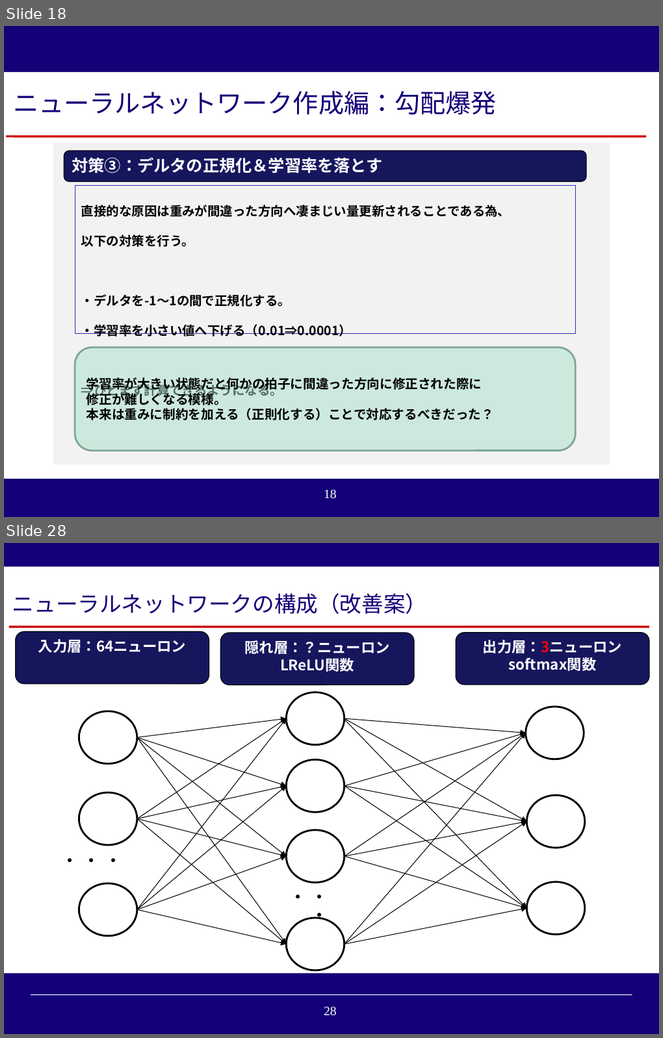
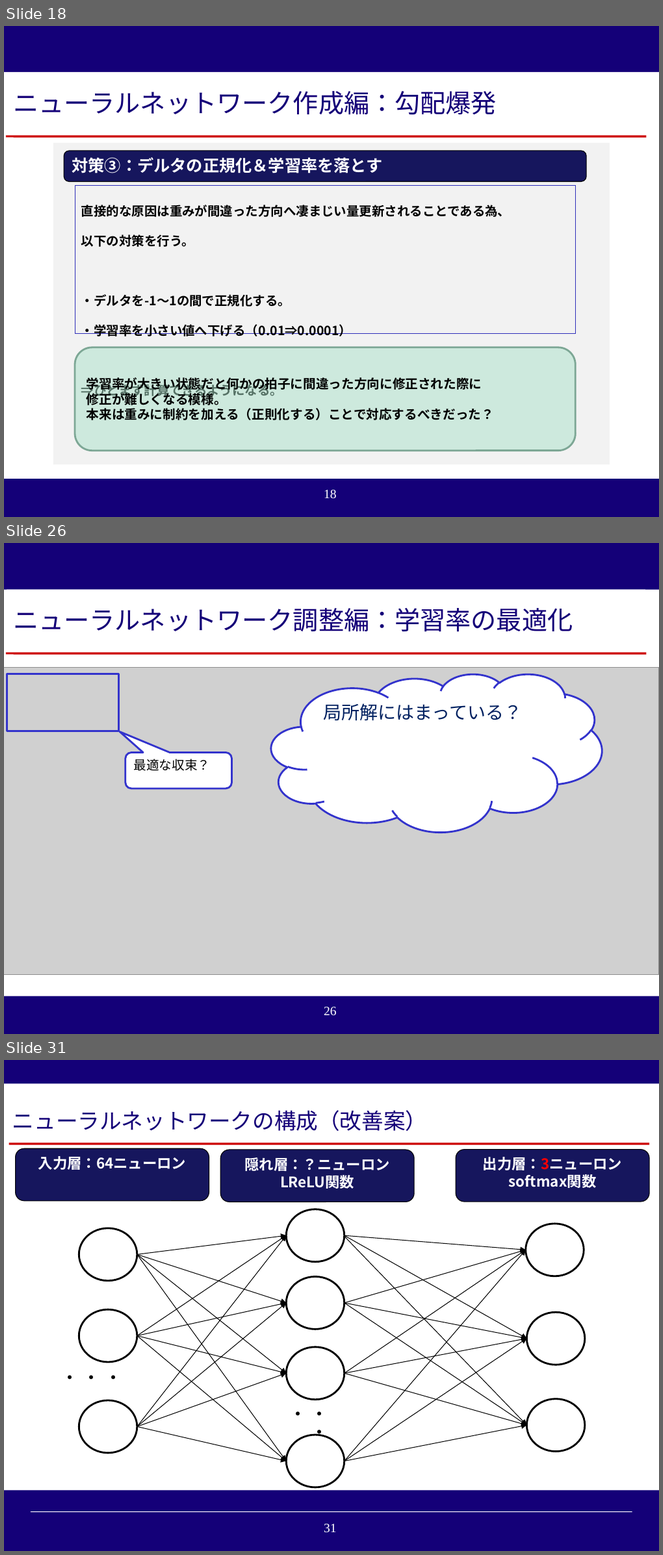
Before and after one commit to reversi-ir/ai-program, a slide deck: reversi-ai/result/オセロAI_技術アカデミー用説明資料.pptx. Shown one above the other, each under a label of ours: slides 18 and 28 before the commit, slides 18, 26 and 31 after it; the slides between them are not shown. The pictures are 663x1038 and 663x1555 pixels, drawn with LibreOffice and Linux fonts; fonts in the diff are those of the drawing; grey boxes stand for pictures; background and template pictures are left out. Boxes give left, top, right and bottom in pixels: in the first picture for what was removed or moved away, otherwise in the second. Text is boxed around its words. In the diff, an @@ line names an element or a change of style, - is before the commit and + after.

```diff
--- a/reversi-ai/result/オセロAI_技術アカデミー用説明資料.pptx
+++ b/reversi-ai/result/オセロAI_技術アカデミー用説明資料.pptx
@@ slide 26 added at [4, 543, 659, 1034], background #140078; not listed: 1 template element that a slide beside it also shows @@
@@ rectangle added at [4, 590, 659, 997], fill #FFFFFF @@
@@ rectangle added at [7, 590, 646, 650], fill #FFFFFF, 28 pt, text #140078 @@
+ニューラルネットワーク調整編：学習率の最適化
@@ line added from (6, 653) to (647, 653), #CC0000 2.25 pt @@
@@ picture added at [4, 668, 659, 975] @@
@@ rectangle added at [7, 674, 118, 731], outline #3333CC 2 pt @@
@@ cloud added at [271, 674, 602, 832], fill #FFFFFF, outline #3333CC 2 pt, 20 pt, text #002060 @@
+局所解にはまっている？
@@ rounded speech box added at [125, 753, 232, 789], fill #FFFFFF, outline #3333CC 2 pt, 14 pt, text #000000 @@
+最適な収束？
@@ what was slide 28 is now slide 31 @@
@@ page number at [324, 1524, 337, 1533]: text changed @@
-28
+31
```
Also in this commit, not shown: 2 slides changed, 4 other slides added, 2 slides removed, 6 other files.
